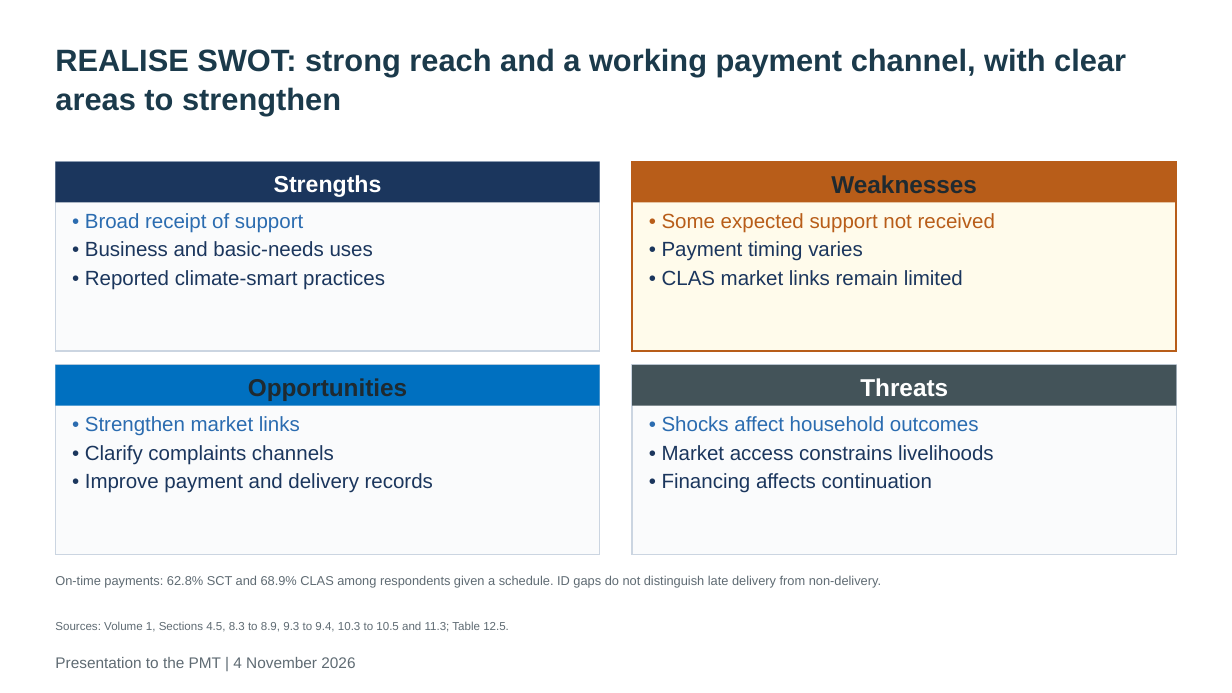
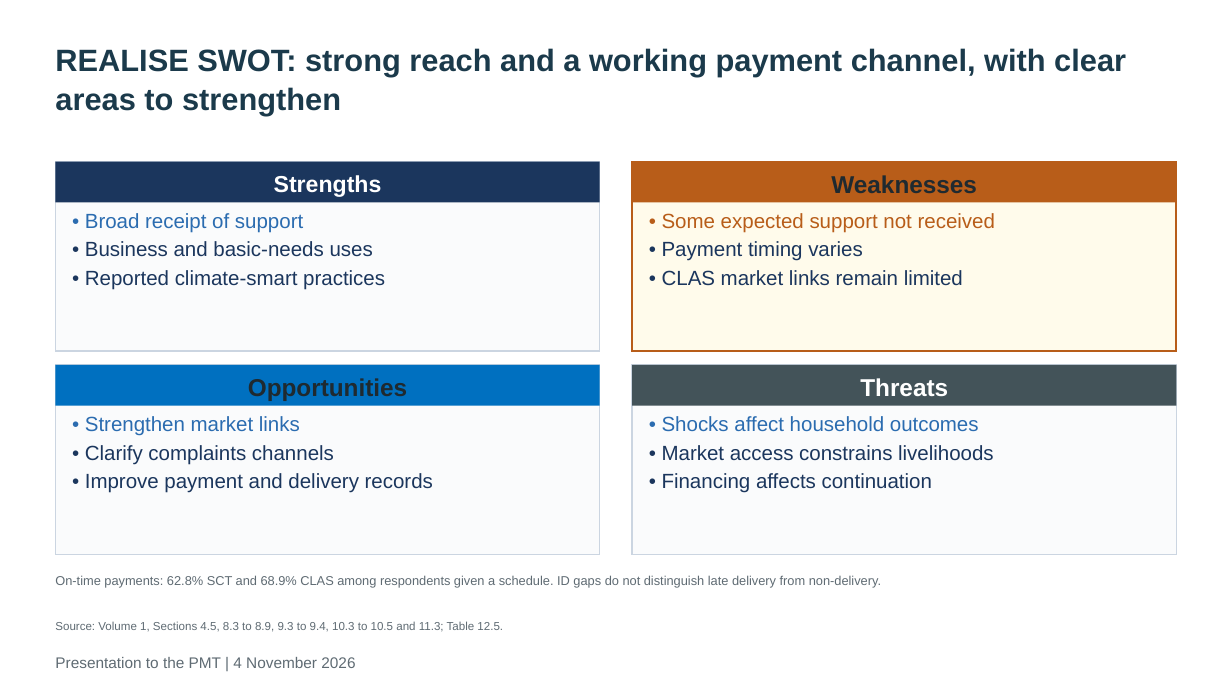
Before and after one commit to kokouekpinda/kokouekpinda, a slide deck: slide 45 of deliverables/REALISE_PMT_Presentation_v5.pptx. Drawn at 1232x693 pixels with LibreOffice and Linux fonts; fonts in the diff are those of the drawing. Boxes give left, top, right and bottom in pixels: in the first picture for what was removed or moved away, otherwise in the second. Text is boxed around its words. In the diff, an @@ line names an element or a change of style, - is before the commit and + after.

```diff
--- a/deliverables/REALISE_PMT_Presentation_v5.pptx
+++ b/deliverables/REALISE_PMT_Presentation_v5.pptx
@@ text at (x1=55, y1=621, x2=503, y2=632): text changed @@
-Sources: Volume 1, Sections 4.5, 8.3 to 8.9, 9.3 to 9.4, 10.3 to 10.5 and 11.3; Table 12.5.
+Source: Volume 1, Sections 4.5, 8.3 to 8.9, 9.3 to 9.4, 10.3 to 10.5 and 11.3; Table 12.5.
```
Also in this commit, not shown: 7 other slides changed, 7 other files.
